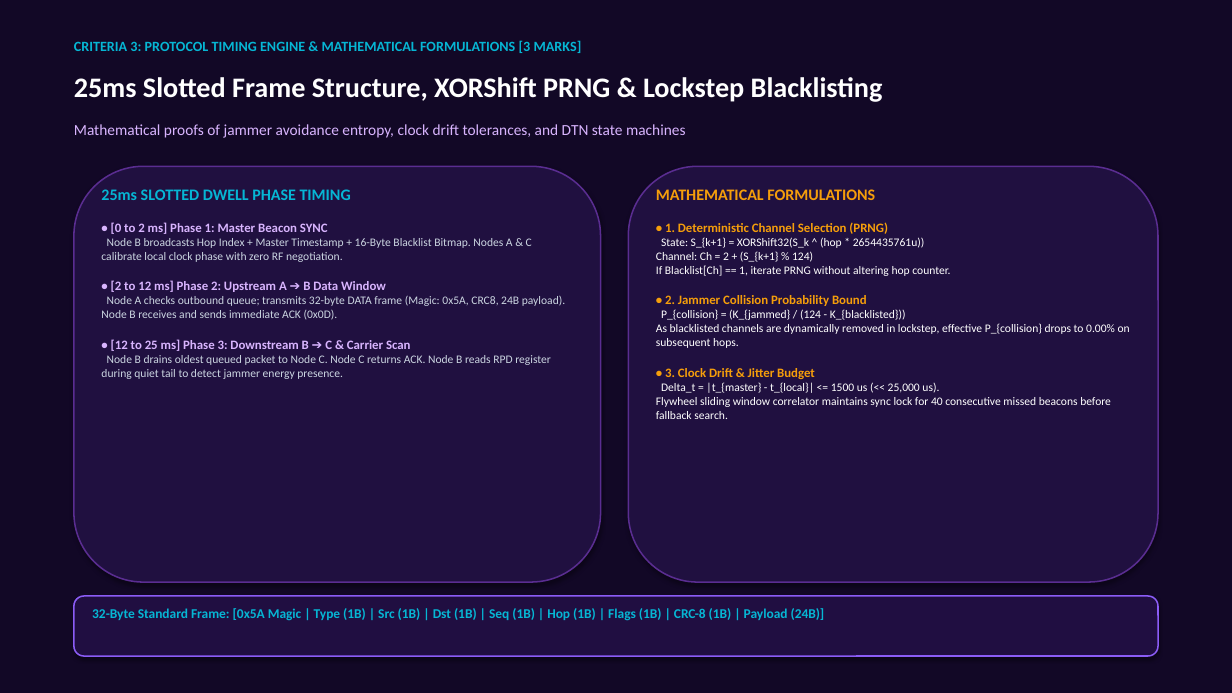
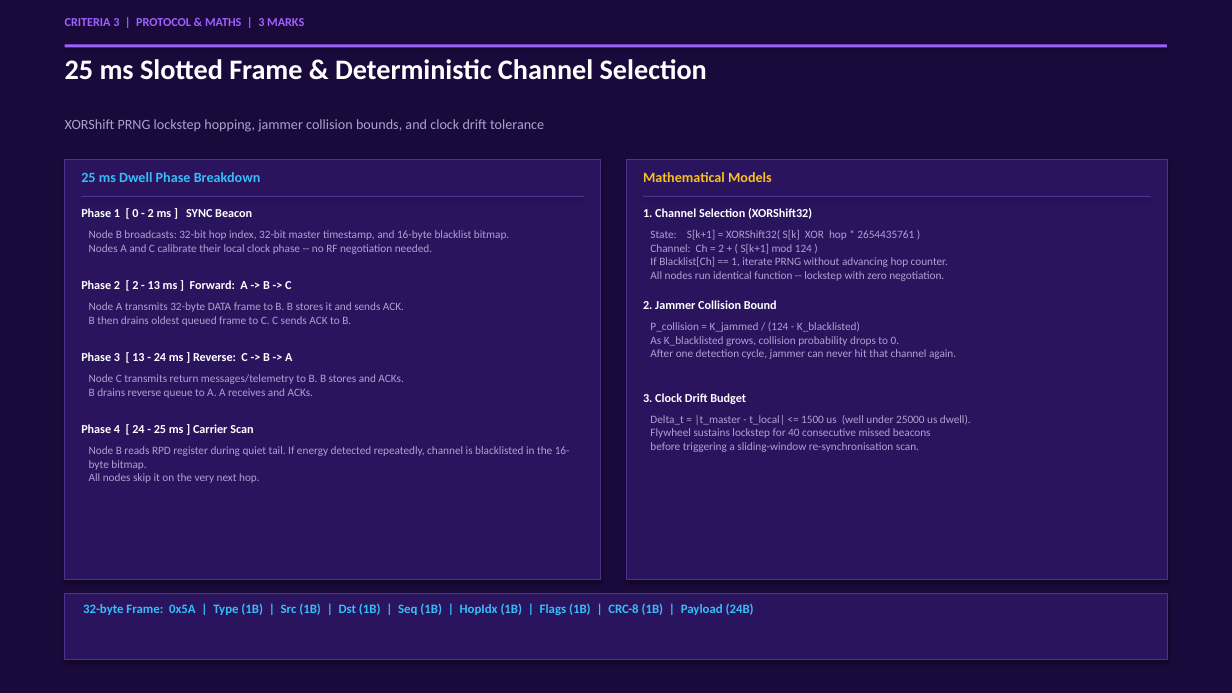
Before and after one commit to haripriyanr/hoppernet, a slide deck: slide 6 of reports/HopperNet_Presentation.pptx. Drawn at 1232x693 pixels with LibreOffice and Linux fonts; fonts in the diff are those of the drawing. Boxes give left, top, right and bottom in pixels: in the first picture for what was removed or moved away, otherwise in the second. Text is boxed around its words. In the diff, an @@ line names an element or a change of style, - is before the commit and + after.

Commit message:
feat: real-time auto-refresh web portals and robust slotted bidirectional mesh

```diff
--- a/reports/HopperNet_Presentation.pptx
+++ b/reports/HopperNet_Presentation.pptx
@@ rectangle at [0, 0, 1232, 693]: fill #120826 to #1A0A3C @@
@@ text at [65, 18, 304, 26]: text changed; size 11 to 9.5 pt; text colour #06B6D4 to #A060FF @@
-CRITERIA 3: PROTOCOL TIMING ENGINE & MATHEMATICAL FORMULATIONS [3 MARKS]
+CRITERIA 3 | PROTOCOL & MATHS | 3 MARKS
@@ text at [65, 59, 707, 80]: text changed; size 12 to 22 pt; text colour #D8B4FE to #FFFFFF; bold on @@
-Mathematical proofs of jammer avoidance entropy, clock drift tolerances, and DTN state machines
+25 ms Slotted Frame & Deterministic Channel Selection
@@ rectangle added at [65, 44, 1167, 47], fill #A060FF @@
@@ text at [65, 119, 544, 132]: text changed; size 22 to 11 pt; text colour #FFFFFF to #B0A0D0; bold off @@
-25ms Slotted Frame Structure, XORShift PRNG & Lockstep Blacklisting
+XORShift PRNG lockstep hopping, jammer collision bounds, and clock drift tolerance
@@ rectangle: place and size @@
-rectangle at [101, 189, 565, 379]
+rectangle at [65, 159, 601, 579]
@@ rectangle at [65, 159, 601, 579]: fill none to #2A145E; outline none to #503090 0.6 pt; shadow on @@
@@ rounded rectangle removed at [74, 166, 601, 582] @@
@@ text added at [81, 172, 261, 182], 11 pt, text #38BDF8, bold @@
+25 ms Dwell Phase Breakdown
@@ rectangle added at [627, 159, 1167, 579], fill #2A145E, outline #503090 0.6 pt @@
@@ rounded rectangle removed at [628, 166, 1158, 582] @@
@@ text added at [643, 172, 772, 182], 11 pt, text #FBBF24, bold @@
+Mathematical Models
@@ rectangle added at [81, 196, 584, 197], fill #503090 @@
@@ text added at [81, 208, 252, 217], 9.5 pt, text #FFFFFF, bold @@
+Phase 1 [ 0 - 2 ms ] SYNC Beacon
@@ text in rectangle at [101, 189, 565, 379]: text removed @@
-25ms SLOTTED DWELL PHASE TIMING
-• [0 to 2 ms] Phase 1: Master Beacon SYNC
-Node B broadcasts Hop Index + Master Timestamp + 16-Byte Blacklist Bitmap. Nodes A & C calibrate local clock phase with zero RF negotiation.
-• [2 to 12 ms] Phase 2: Upstream A ➔ B Data Window
-Node A checks outbound queue; transmits 32-byte DATA frame (Magic: 0x5A, CRC8, 24B payload). Node B receives and sends immediate ACK (0x0D).
-• [12 to 25 ms] Phase 3: Downstream B ➔ C & Carrier Scan
-Node B drains oldest queued packet to Node C. Node C returns ACK. Node B reads RPD register during quiet tail to detect jammer energy presence.
@@ rectangle added at [643, 196, 1151, 197], fill #503090 @@
@@ text added at [643, 208, 812, 219], 9.5 pt, text #FFFFFF, bold @@
+1. Channel Selection (XORShift32)
@@ text removed at [656, 189, 1130, 419] @@
-MATHEMATICAL FORMULATIONS
-• 1. Deterministic Channel Selection (PRNG)
-State: S_{k+1} = XORShift32(S_k ^ (hop * 2654435761u))
-Channel: Ch = 2 + (S_{k+1} % 124)
-If Blacklist[Ch] == 1, iterate PRNG without altering hop counter.
-• 2. Jammer Collision Probability Bound
-P_{collision} = (K_{jammed} / (124 - K_{blacklisted}))
-As blacklisted channels are dynamically removed in lockstep, effective P_{collision} drops to 0.00% on subsequent hops.
-• 3. Clock Drift & Jitter Budget
-Delta_t = |t_{master} - t_{local}| <= 1500 us (<< 25,000 us).
-Flywheel sliding window correlator maintains sync lock for 40 consecutive missed beacons before fallback search.
@@ text added at [89, 230, 509, 254], 8.8 pt, text #B0A0D0 @@
+Node B broadcasts: 32-bit hop index, 32-bit master timestamp, and 16-byte blacklist bitmap.
+Nodes A and C calibrate their local clock phase -- no RF negotiation needed.
@@ text added at [650, 230, 948, 281], 8.8 pt, text #B0A0D0 @@
+State: S[k+1] = XORShift32( S[k] XOR hop * 2654435761 )
+Channel: Ch = 2 + ( S[k+1] mod 124 )
+If Blacklist[Ch] == 1, iterate PRNG without advancing hop counter.
+All nodes run identical function -- lockstep with zero negotiation.
@@ text added at [81, 280, 291, 289], 9.5 pt, text #FFFFFF, bold @@
+Phase 2 [ 2 - 13 ms ] Forward: A -> B -> C
@@ text added at [89, 302, 404, 326], 8.8 pt, text #B0A0D0 @@
+Node A transmits 32-byte DATA frame to B. B stores it and sends ACK.
+B then drains oldest queued frame to C. C sends ACK to B.
@@ text added at [643, 300, 777, 309], 9.5 pt, text #FFFFFF, bold @@
+2. Jammer Collision Bound
@@ text added at [650, 322, 956, 359], 8.8 pt, text #B0A0D0 @@
+P_collision = K_jammed / (124 - K_blacklisted)
+As K_blacklisted grows, collision probability drops to 0.
+After one detection cycle, jammer can never hit that channel again.
@@ text added at [81, 352, 292, 361], 9.5 pt, text #FFFFFF, bold @@
+Phase 3 [ 13 - 24 ms ] Reverse: C -> B -> A
@@ text added at [89, 374, 403, 398], 8.8 pt, text #B0A0D0 @@
+Node C transmits return messages/telemetry to B. B stores and ACKs.
+B drains reverse queue to A. A receives and ACKs.
@@ text added at [643, 393, 746, 404], 9.5 pt, text #FFFFFF, bold @@
+3. Clock Drift Budget
@@ text added at [650, 415, 971, 452], 8.8 pt, text #B0A0D0 @@
+Delta_t = |t_master - t_local| <= 1500 us (well under 25000 us dwell).
+Flywheel sustains lockstep for 40 consecutive missed beacons
+before triggering a sliding-window re-synchronisation scan.
@@ text added at [81, 424, 253, 433], 9.5 pt, text #FFFFFF, bold @@
+Phase 4 [ 24 - 25 ms ] Carrier Scan
@@ text added at [89, 446, 570, 483], 8.8 pt, text #B0A0D0 @@
+Node B reads RPD register during quiet tail. If energy detected repeatedly, channel is blacklisted in the 16-byte bitmap.
+All nodes skip it on the very next hop.
@@ rectangle added at [65, 593, 1167, 660], fill #2A145E, outline #503090 0.6 pt @@
@@ rounded rectangle removed at [74, 596, 1158, 656] @@
@@ text at [83, 603, 754, 615]: text changed; size 10.5 to 10 pt; text colour #06B6D4 to #38BDF8 @@
-32-Byte Standard Frame: [0x5A Magic | Type (1B) | Src (1B) | Dst (1B) | Seq (1B) | Hop (1B) | Flags (1B) | CRC-8 (1B) | Payload (24B)]
+32-byte Frame: 0x5A | Type (1B) | Src (1B) | Dst (1B) | Seq (1B) | HopIdx (1B) | Flags (1B) | CRC-8 (1B) | Payload (24B)
```
Also in this commit, not shown: 9 other slides changed, 2 slides added, 2 slides removed, 4 other files.
